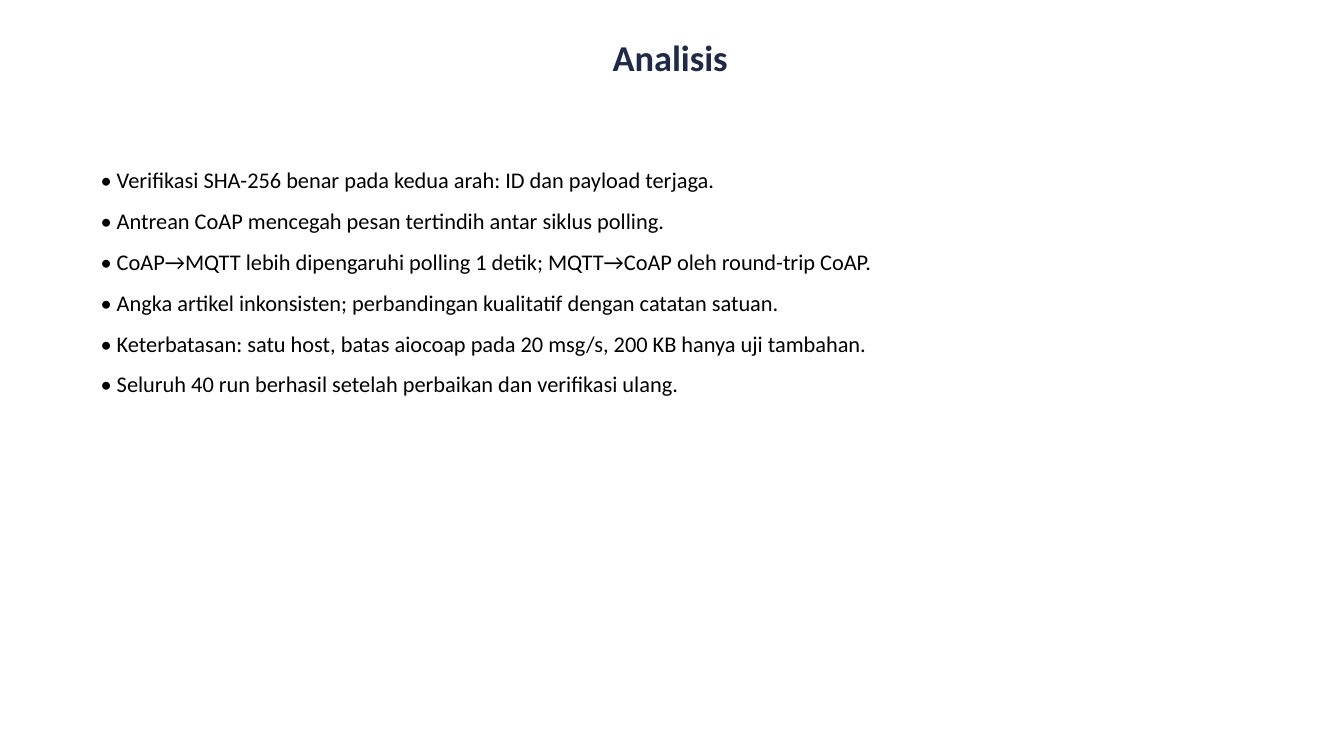
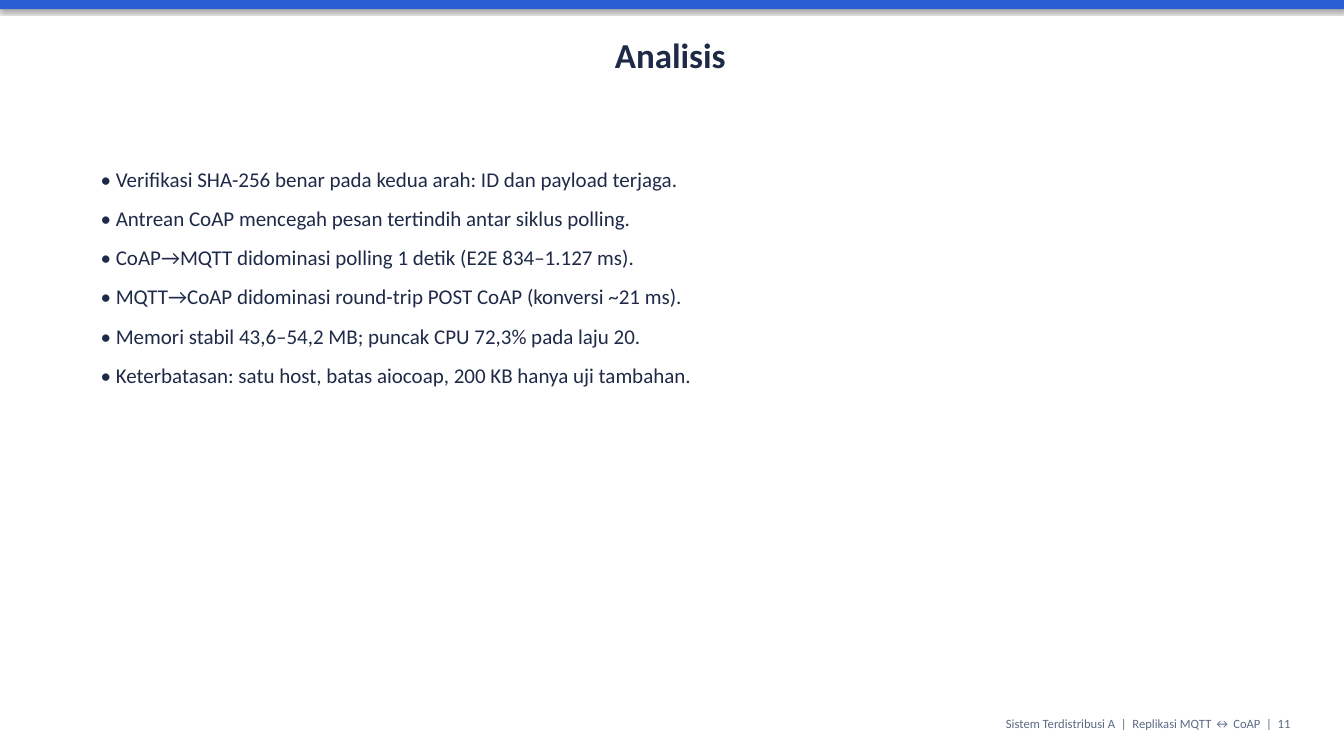
Before and after one commit to bangdhidotcom/sistem-terdistribusi-mqtt-coap, a slide deck: slide 11 of slide/Slide_Presentasi.pptx (slide 9 before the commit). Drawn at 1344x756 pixels with LibreOffice and Linux fonts; fonts in the diff are those of the drawing. Boxes give left, top, right and bottom in pixels: in the first picture for what was removed or moved away, otherwise in the second. Text is boxed around its words. In the diff, an @@ line names an element or a change of style, - is before the commit and + after.

```diff
--- a/slide/Slide_Presentasi.pptx
+++ b/slide/Slide_Presentasi.pptx
@@ rectangle added at (x1=0, y1=0, x2=1344, y2=9), fill #2A5FD4 @@
@@ text "Analisis" at (x1=615, y1=43, x2=726, y2=69): size 26 to 25 pt @@
@@ text at (x1=116, y1=172, x2=677, y2=230): size 16 to 15 pt, text colour #000000 to #1E2A47 in "• Verifikasi SHA-256 benar pada kedua arah: ...", "• Antrean CoAP mencegah pesan tertindih antar ..." @@
@@ text at (x1=116, y1=250, x2=691, y2=387): text changed; size 16 to 15 pt; text colour #000000 to #1E2A47 @@
-• CoAP→MQTT lebih dipengaruhi polling 1 detik; MQTT→CoAP oleh round-trip CoAP.
-• Angka artikel inkonsisten; perbandingan kualitatif dengan catatan satuan.
-• Keterbatasan: satu host, batas aiocoap pada 20 msg/s, 200 KB hanya uji tambahan.
-• Seluruh 40 run berhasil setelah perbaikan dan verifikasi ulang.
+• CoAP→MQTT didominasi polling 1 detik (E2E 834–1.127 ms).
+• MQTT→CoAP didominasi round-trip POST CoAP (konversi ~21 ms).
+• Memori stabil 43,6–54,2 MB; puncak CPU 72,3% pada laju 20.
+• Keterbatasan: satu host, batas aiocoap, 200 KB hanya uji tambahan.
@@ text added at (x1=1006, y1=719, x2=1291, y2=730), 9 pt, text #5B6B84 @@
+Sistem Terdistribusi A | Replikasi MQTT ↔ CoAP | 11
```
Also in this commit, not shown: 8 other slides changed, 3 slides added, 1 slide removed, 29 other files.
